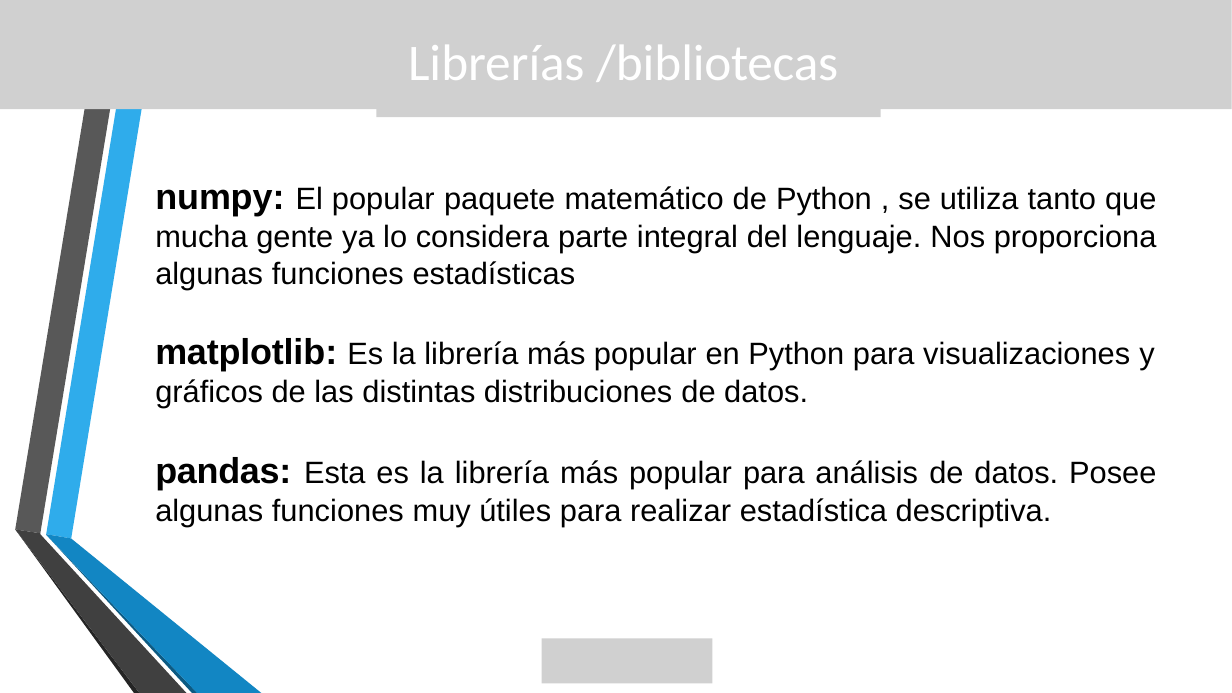
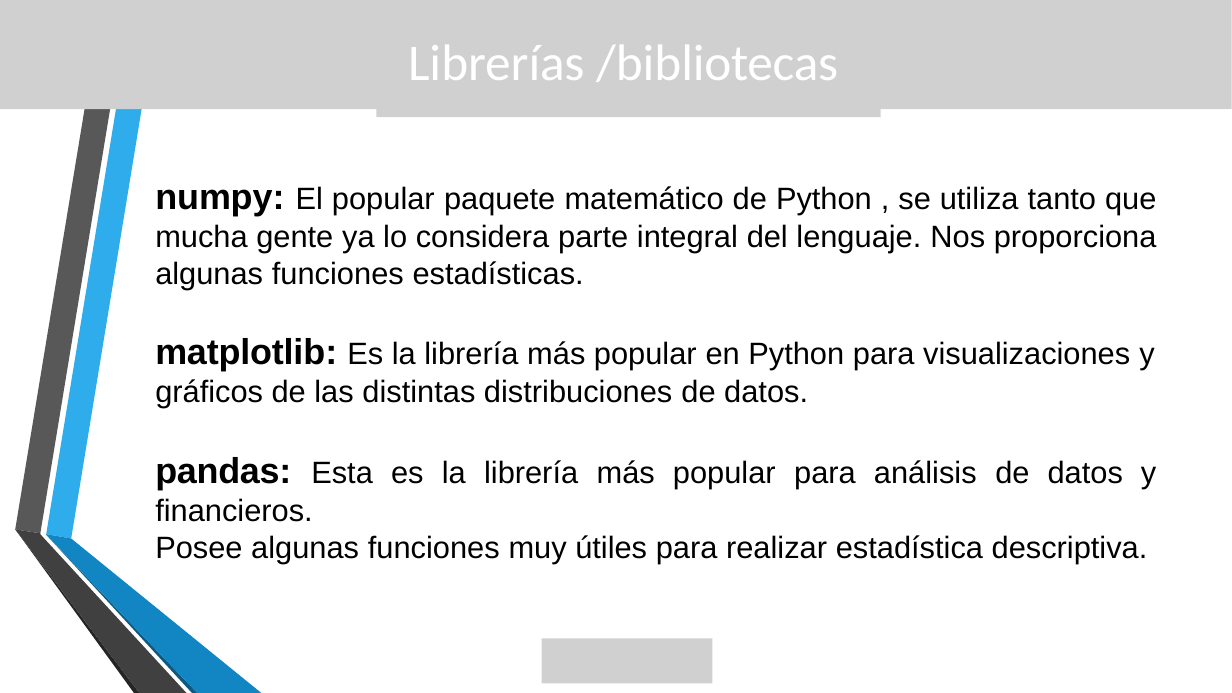
Before and after one commit to lizetheP/Programacion, a slide deck: slide 3 of CalendarioAgo2023/presentaciones/9_GraficasMatplotlib.pptx. Drawn at 1232x693 pixels with LibreOffice and Linux fonts; fonts in the diff are those of the drawing; grey boxes stand for pictures; background and template pictures are left out. Boxes give left, top, right and bottom in pixels: in the first picture for what was removed or moved away, otherwise in the second. Text is boxed around its words. In the diff, an @@ line names an element or a change of style, - is before the commit and + after.

```diff
--- a/CalendarioAgo2023/presentaciones/9_GraficasMatplotlib.pptx
+++ b/CalendarioAgo2023/presentaciones/9_GraficasMatplotlib.pptx
@@ text at box(155, 186, 1157, 289): text changed @@
-numpy: El popular paquete matemático de Python , se utiliza tanto que mucha gente ya lo considera parte integral del lenguaje. Nos proporciona algunas funciones estadísticas
+numpy: El popular paquete matemático de Python , se utiliza tanto que mucha gente ya lo considera parte integral del lenguaje. Nos proporciona algunas funciones estadísticas.
@@ text at box(155, 457, 1156, 563): text changed @@
-pandas: Esta es la librería más popular para análisis de datos. Posee algunas funciones muy útiles para realizar estadística descriptiva.
+pandas: Esta es la librería más popular para análisis de datos y financieros.
+Posee algunas funciones muy útiles para realizar estadística descriptiva.
```
Also in this commit, not shown: 4 other slides changed, 5 other files.
